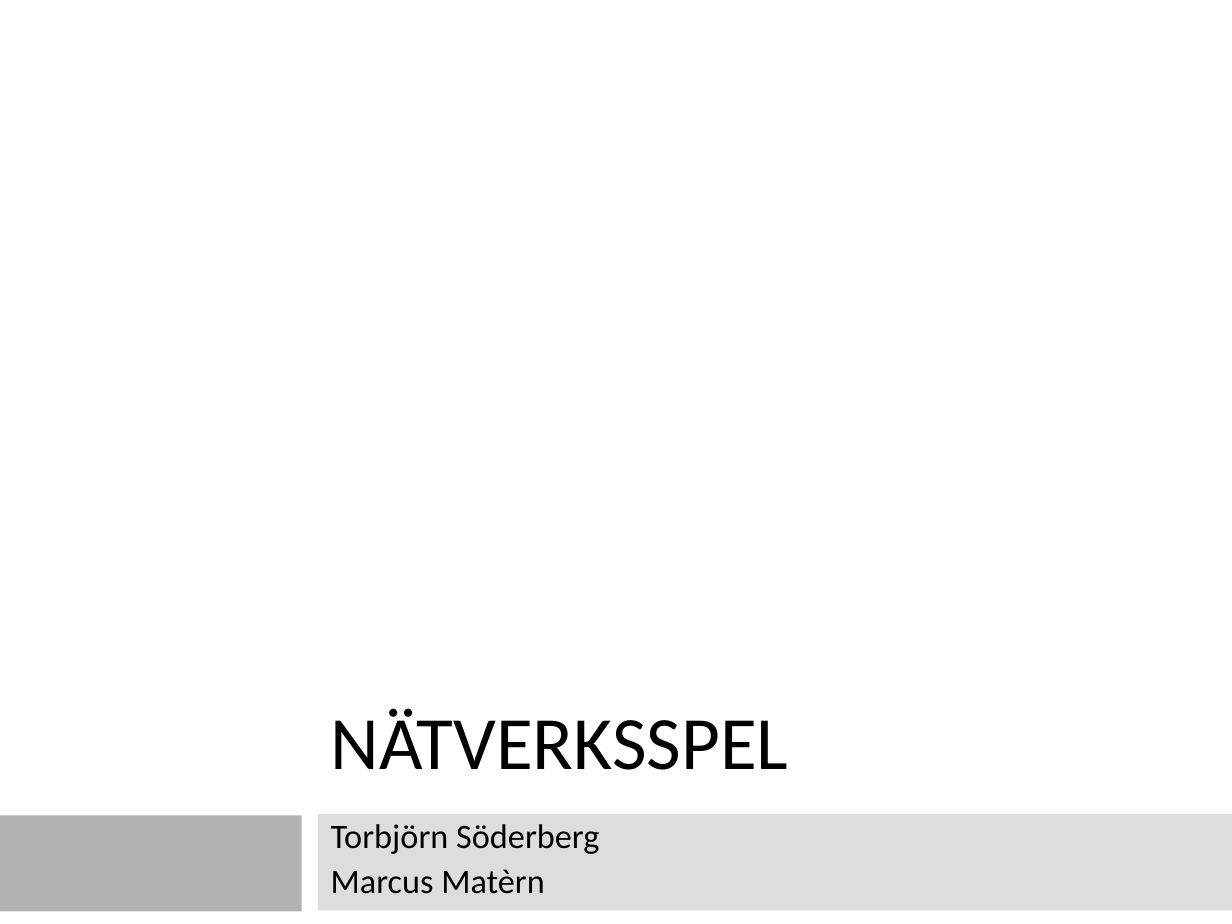
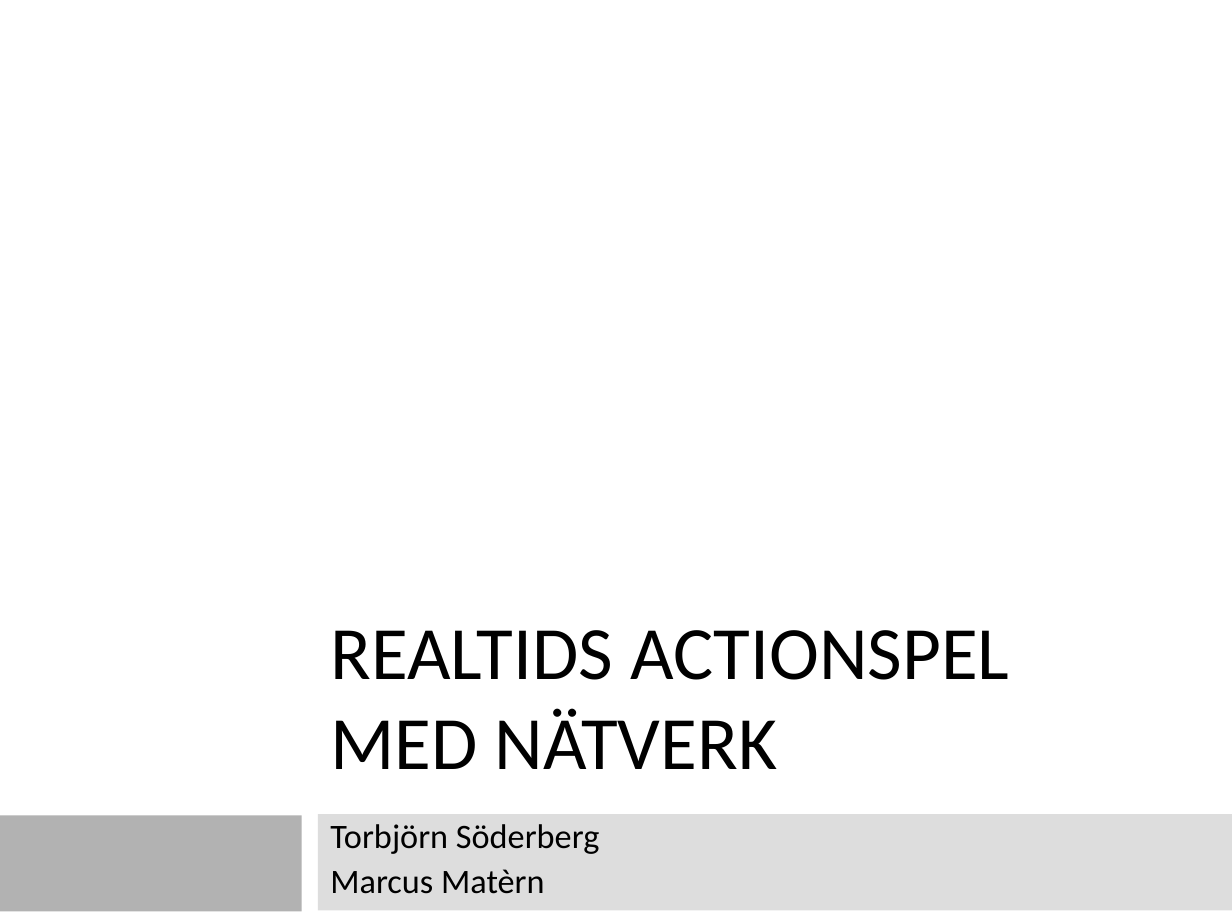
Before and after one commit to southor/planet, a slide deck: slide 1 of presentation/Natverksspel.ppt. Drawn at 1232x924 pixels with LibreOffice and Linux fonts; fonts in the diff are those of the drawing. Boxes give left, top, right and bottom in pixels: in the first picture for what was removed or moved away, otherwise in the second. Text is boxed around its words. In the diff, an @@ line names an element or a change of style, - is before the commit and + after.

Commit message:
Updated powerpoint.

```diff
--- a/presentation/Natverksspel.ppt
+++ b/presentation/Natverksspel.ppt
@@ text at (330,630,1009,769): text changed @@
-NÄTVERKSSPEL
+REALTIDS ACTIONSPEL
+MED NÄTVERK
```
Also in this commit, not shown: 1 other slide changed, 1 slide added.
